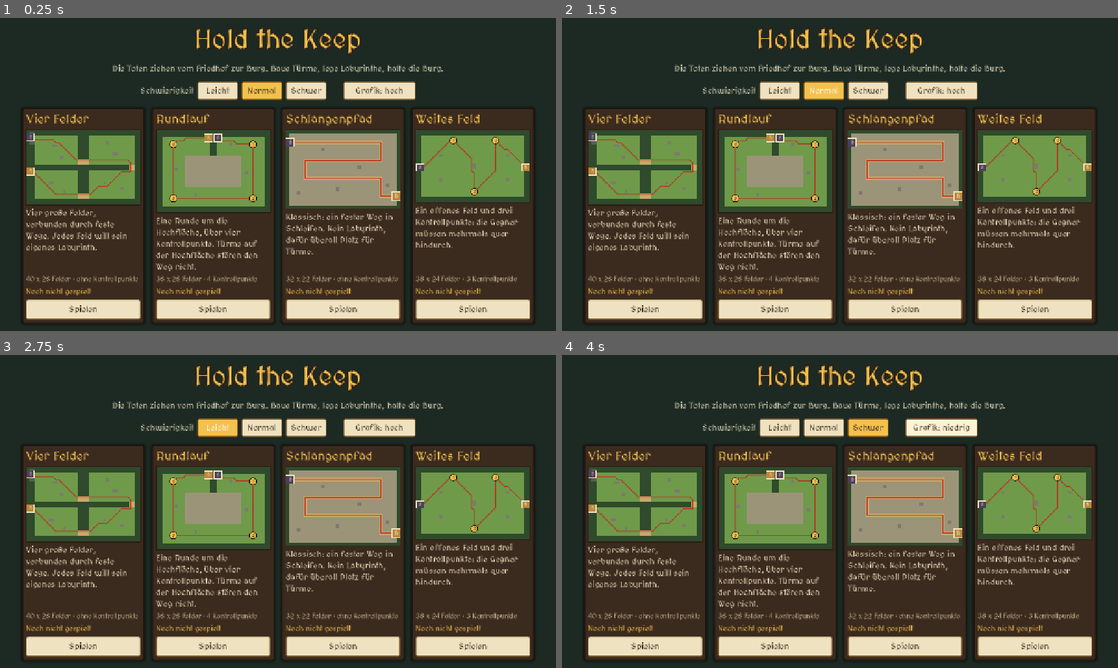
Above: before the commit, frames 1-4 (two rows, left to right).
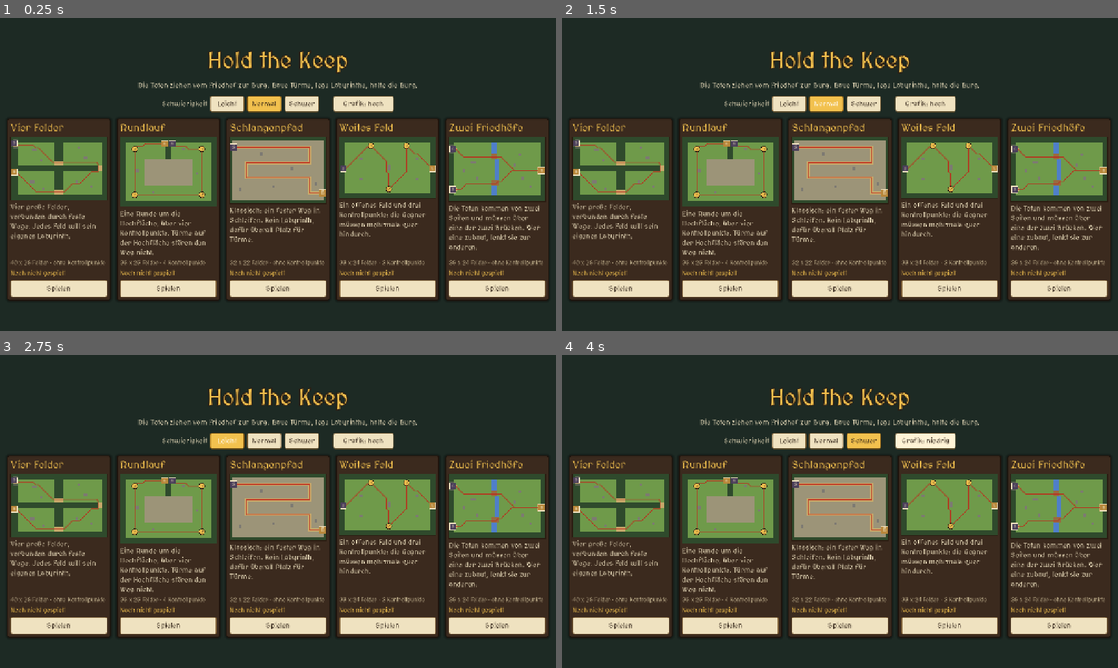
Above: after the commit, the same moments.

Repository: aikitori/hold-the-keep
Game: Godot game, scene res://scenes/menu.tscn
Two runs of this game, one before a commit and one after it. Both use one fixed random seed, a clock stepped at 60 frames per second and the inputs below.
Inputs:
- Up to frame 1 (0.25 s): no input
- Up to frame 2 (1.5 s): click "Normal" at 0.5 s; click "Normal" at 1.25 s
- Up to frame 3 (2.75 s): click "Leicht" at 2 s
- Up to frame 4 (4 s): click "Schwer" at 2.75 s; click "Grafik: hoch" at 3.5 s

The runs differ from the first frame. In frame 1, 47% of the frame differs, in the area x 1-99%, y 3-98%; in frame 2, 47%; in frame 3, 47%; in frame 4, 47%.

Commit message:
Neue Karte Zwei Friedhöfe: mehrere Startpunkte, Fluss und Brücken
Co-Authored-By: Claude Opus 5.5 <noreply@anthropic.com>

Diff:
--- a/scripts/board.gd
+++ b/scripts/board.gd
@@ -14,8 +14,10 @@
 var leg_lengths: Array[float] = []
 ## Flugroute je Abschnitt: Grundweg der Karte ohne Türme, nur die Knickpunkte. Fliegende folgen ihr
 ## über alles hinweg, damit sie nicht auf Karten ohne Kontrollpunkte direkt in die Burg fliegen.
+## Abschnitt 0 gilt für den ersten Friedhof, `flight_starts` hat ihn für jeden.
 var flight_legs: Array = []
 var flight_lengths: Array[float] = []
+var flight_starts: Array = []
 var _astar := AStarGrid2D.new()
 
 
@@ -36,20 +38,27 @@
 		var route := _corners(_astar.get_id_path(leg_start(leg), map.waypoints[leg]))
 		flight_legs.append(route)
 		flight_lengths.append(path_length(route))
+	for from in map.spawns.size():
+		flight_starts.append(_corners(_astar.get_id_path(map.spawns[from], map.waypoints[0])))
 
 
 func walkable_terrain(at: Vector2i) -> bool:
 	var kind := map.cell(at)
-	return kind != MapData.Cell.BLOCKED and kind != MapData.Cell.HIGH
+	return kind != MapData.Cell.BLOCKED and kind != MapData.Cell.HIGH and kind != MapData.Cell.WATER
 
 
 func walkable(at: Vector2i) -> bool:
 	return walkable_terrain(at) and not towers.has(at)
 
 
-## Startpunkt eines Abschnitts: 0 ist der Friedhof, danach die Kontrollpunkte.
-func leg_start(leg: int) -> Vector2i:
-	return map.spawn if leg == 0 else map.waypoints[leg - 1]
+## Startpunkt eines Abschnitts: 0 ist der Friedhof `from`, danach die Kontrollpunkte.
+func leg_start(leg: int, from := 0) -> Vector2i:
+	return map.spawns[from] if leg == 0 else map.waypoints[leg - 1]
+
+
+## Feste Route eines Abschnitts für Flieger und Gräber.
+func flight_route(leg: int, from := 0) -> Array:
+	return flight_starts[from] if leg == 0 else flight_legs[leg]
 
 
 func path_between(from: Vector2i, to: Vector2i) -> Array[Vector2i]:
@@ -74,14 +83,22 @@
 	return total
 
 
-## Ganzer Weg vom Friedhof zur Burg (für Tests und Anzeige).
-func full_path() -> Array[Vector2i]:
+## Ganzer Weg vom Friedhof `from` zur Burg (für Tests und Anzeige).
+func full_path(from := 0) -> Array[Vector2i]:
 	var out: Array[Vector2i] = []
 	for leg in map.waypoints.size():
-		var part := path_between(leg_start(leg), map.waypoints[leg])
+		var part := path_between(leg_start(leg, from), map.waypoints[leg])
 		if not out.is_empty() and not part.is_empty():
 			part.remove_at(0)
 		out.append_array(part)
+	return out
+
+
+## Wege von allen Friedhöfen.
+func full_paths() -> Array:
+	var out: Array = []
+	for from in map.spawns.size():
+		out.append(full_path(from))
 	return out
 
 
@@ -129,10 +146,10 @@
 		return BuildCheck.OK  # Hochfläche liegt nie auf dem Weg
 	_astar.set_point_solid(at, true)
 	var ok := true
-	for leg in map.waypoints.size():
-		if _astar.get_id_path(leg_start(leg), map.waypoints[leg]).is_empty():
-			ok = false
-			break
+	for from in map.spawns.size():
+		for leg in map.waypoints.size():
+			if (leg == 0 or from == 0) and _astar.get_id_path(leg_start(leg, from), map.waypoints[leg]).is_empty():
+				ok = false
 	# Auch kein Gegner darf eingesperrt werden.
 	for walker: Array in walkers:
 		if not ok:
@@ -142,14 +159,14 @@
 	return BuildCheck.OK if ok else BuildCheck.BLOCKS_PATH
 
 
-## Ganzer Weg, als stünde auf `at` schon ein Turm (Vorschau beim Bauen).
-func full_path_with(at: Vector2i) -> Array[Vector2i]:
+## Wege von allen Friedhöfen, als stünde auf `at` schon ein Turm (Vorschau beim Bauen).
+func full_paths_with(at: Vector2i) -> Array:
 	if map.cell(at) == MapData.Cell.HIGH or not walkable(at):
-		return full_path()
+		return full_paths()
 	_astar.set_point_solid(at, true)
-	var path := full_path()
+	var paths := full_paths()
 	_astar.set_point_solid(at, false)
-	return path
+	return paths
 
 
 func place(at: Vector2i, tower: Variant) -> void:
--- a/scripts/dev/logic_test.gd
+++ b/scripts/dev/logic_test.gd
@@ -29,7 +29,7 @@
 		if map.cell(cell) == MapData.Cell.GRASS:
 			grass_step = cell
 			break
-	var preview := board.full_path_with(grass_step)
+	var preview: Array[Vector2i] = board.full_paths_with(grass_step)[0]
 	_check(not preview.has(grass_step) and preview[-1] == map.keep and board.full_path() == path,
 			"Wegvorschau umgeht das geplante Feld und ändert den Weg nicht")
 	_check(board.check_build(Vector2i(19, 10)) == Board.BuildCheck.NOT_GRASS, "Auf dem festen Weg kann nicht gebaut werden")
@@ -80,6 +80,32 @@
 
 
 ## Alle Karten: Weg über alle Kontrollpunkte, Hochfläche bebaubar ohne den Weg zu ändern.
+## Zwei Friedhöfe, Fluss mit zwei Brücken: eine Brücke zubauen lenkt beide Wege zur anderen, beide nicht.
+func _test_two_graveyards() -> void:
+	var map := MapData.load_map(&"zwei_friedhoefe")
+	var board := Board.new(map)
+	var paths := board.full_paths()
+	var crosses := func(path: Array) -> bool: return path.any(func(at: Vector2i) -> bool: return map.glyph(at) == "b")
+	_check(map.spawns.size() == 2 and paths.all(func(p: Array) -> bool: return p[-1] == map.keep and crosses.call(p))
+			and paths.all(func(p: Array) -> bool: return not p.any(func(at: Vector2i) -> bool: return map.cell(at) == MapData.Cell.WATER)),
+			"Zwei Friedhöfe: beide Wege führen über eine Brücke zur Burg")
+	_check(board.check_build(Vector2i(17, 10)) == Board.BuildCheck.NOT_GRASS, "Im Fluss kann nicht gebaut werden")
+	# Westlich vor der oberen Brücke zumauern.
+	for at: Vector2i in [Vector2i(15, 2), Vector2i(15, 3), Vector2i(15, 4), Vector2i(15, 5), Vector2i(15, 6), Vector2i(15, 7),
+			Vector2i(15, 8), Vector2i(16, 8)]:
+		board.place(at, true)
+	var upper := func(at: Vector2i) -> bool: return map.glyph(at) == "b" and at.y < 12
+	var lower := func(at: Vector2i) -> bool: return map.glyph(at) == "b" and at.y > 12
+	_check(board.full_paths().all(func(p: Array) -> bool: return not p.any(upper) and p.any(lower)), "Obere Brücke zu: alle nehmen die untere")
+	var refused := false
+	for at: Vector2i in [Vector2i(16, 15), Vector2i(15, 15), Vector2i(15, 16), Vector2i(15, 17), Vector2i(15, 18)]:
+		if board.check_build(at) == Board.BuildCheck.OK:
+			board.place(at, true)
+		else:
+			refused = true
+	_check(refused, "Beide Brücken lassen sich nicht zubauen")
+
+
 func _test_maps() -> void:
 	for id: StringName in MapData.ORDER:
 		var map := MapData.load_map(id)
@@ -100,6 +126,7 @@
 			_check(board.check_build(high) == Board.BuildCheck.OK, "Karte %s: Hochfläche bebaubar" % id)
 			board.place(high, true)
 			_check(board.full_path().size() == before, "Karte %s: Turm auf der Hochfläche ändert den Weg nicht" % id)
+	_test_two_graveyards()
 	_check(Defs.is_air_wave(4) and Defs.wave(4).all(func(k: StringName) -> bool: return Defs.ENEMIES[k].get("air", false)),
 			"Welle 4 ist eine Luftwelle")
 	for id: StringName in Defs.SPECS:
@@ -142,7 +169,7 @@
 ## Gräber, Schildträger, Seuchenzombie und Nekromant.
 func _test_new_enemies(main: Main) -> void:
 	var digger := _enemy(main, &"burrower", Board.world_of(main.map.spawn))
-	_check(digger._path == main.board.flight_legs[0] and not main.walkers().any(func(w: Array) -> bool: return w[0] == digger.current_cell()),
+	_check(digger._path == main.board.flight_route(0) and not main.walkers().any(func(w: Array) -> bool: return w[0] == digger.current_cell()),
 			"Gräber folgt der festen Route und sperrt keinen Bauplatz")
 	var center := Board.world_of(Vector2i(8, 6))
 	var knight := _enemy(main, &"knight", center)
--- a/scripts/enemy.gd
+++ b/scripts/enemy.gd
@@ -20,6 +20,7 @@
 var game: Node
 var board: Board
 var leg := 0
+var origin := 0  # Friedhof, von dem er kommt
 var _path: Array[Vector2i] = []
 var _next := 0
 var _slow := 0.0
@@ -36,8 +37,9 @@
 var _dust := 0.0
 
 
-func setup(enemy_kind: StringName, wave: int, main: Node, field: Board) -> void:
+func setup(enemy_kind: StringName, wave: int, main: Node, field: Board, from := 0) -> void:
 	kind = enemy_kind
+	origin = from
 	game = main
 	board = field
 	var def: Dictionary = Defs.ENEMIES[kind]
@@ -87,7 +89,7 @@
 		shadow.mesh = disc
 		shadow.position.y = -_lift + 0.02
 		add_child(shadow)
-	position = Board.world_of(board.map.spawn, GROUND + _lift)
+	position = Board.world_of(board.map.spawns[origin], GROUND + _lift)
 	repath()
 
 
@@ -95,6 +97,7 @@
 ## Stelle, im selben Abschnitt.
 func start_at(other: Enemy) -> void:
 	leg = other.leg
+	origin = other.origin
 	position = Vector3(other.position.x, GROUND + _lift, other.position.z)
 	_path.clear()
 	repath()
@@ -114,7 +117,7 @@
 	if air or burrow:
 		if not _path.is_empty() and _next < _path.size():
 			return  # Bauen ändert die feste Route nicht
-		_path.assign(board.flight_legs[leg])
+		_path.assign(board.flight_route(leg, origin))
 	else:
 		_path = board.path_between(current_cell(), goal())
 	_next = 1 if _path.size() > 1 else 0
--- a/scripts/main.gd
+++ b/scripts/main.gd
@@ -30,6 +30,7 @@
 var _aiming: StringName = &""  # Fähigkeit, die noch ein Ziel auf der Karte braucht
 var _queue: Array[StringName] = []
 var _spawn_timer := 0.0
+var _spawned := 0  # bei mehreren Friedhöfen kommen die Gegner abwechselnd
 var _speed := 1.0
 var _selected: Tower = null
 var _ghost: Node3D
@@ -60,7 +61,7 @@
 	add_child(rig)
 	rig.position = Board.world_of(map.spawn).lerp(Board.world_of(map.size / 2), 0.4)
 	add_child(_path_view)
-	_path_view.show_path(board.full_path())
+	_path_view.show_paths(board.full_paths())
 	_ring.mesh = _ring_mesh()
 	_ring.visible = false
 	add_child(_ring)
@@ -119,7 +120,7 @@
 func _build_terrain() -> void:
 	var groups: Dictionary = {}  # Modell -> Array[Transform3D]
 	var near_keep := func(at: Vector2i) -> bool: return (at - map.keep).length() <= 1.5
-	var near_spawn := func(at: Vector2i) -> bool: return (at - map.spawn).length() <= 1.5
+	var near_spawn := func(at: Vector2i) -> bool: return map.spawns.any(func(s: Vector2i) -> bool: return (at - s).length() <= 1.5)
 	for y in map.size.y:
 		for x in map.size.x:
 			var at := Vector2i(x, y)
@@ -129,6 +130,10 @@
 			if kind == MapData.Cell.HIGH:
 				# Hochfläche: etwas höhere Kachel, Kante sieht man an den Nachbarn
 				_add(groups, "td/tile", Transform3D(Basis.IDENTITY.scaled(Vector3(1, Tower.HIGH / 0.2, 1)), base.origin))
+			elif kind == MapData.Cell.WATER:
+				_add(groups, "td/tile#water", base.translated(Vector3(0, -0.08, 0)))
+			elif map.glyph(at) == "b":
+				_add(groups, "td/tile-dirt#bridge", base.translated(Vector3(0, 0.03, 0)))
 			else:
 				_add(groups, "td/tile-dirt" if road else "td/tile", base)
 			if kind != MapData.Cell.BLOCKED or near_keep.call(at) or near_spawn.call(at):
@@ -153,7 +158,7 @@
 					else:
 						_add(groups, "castle/rocks-small", Transform3D(turn, top.origin))
 	for key: String in groups:
-		var info := Models.mesh(key)
+		var info := Models.mesh(key.get_slice("#", 0))  # "#..." unterscheidet Gruppen mit eigener Farbe
 		var list: Array = groups[key]
 		var multi := MultiMesh.new()
 		multi.transform_format = MultiMesh.TRANSFORM_3D
@@ -166,11 +171,14 @@
 		if key.begins_with("td/tile"):
 			# Flacher Boden wirft keinen Schatten: sonst beschattet er sich selbst (Streifen und Dreiecke).
 			node.cast_shadow = GeometryInstance3D.SHADOW_CASTING_SETTING_OFF
-		if key == "td/tile":
-			# Kenney-Gras ist sehr hell mintgrün, etwas satter und dunkler wirkt es mehr wie Wiese.
-			var grass: StandardMaterial3D = (info[0] as Mesh).surface_get_material(0).duplicate()
-			grass.albedo_color = Color(0.9, 0.74, 0.52)
-			node.material_override = grass
+		var tint: Variant = {"td/tile": Color(0.9, 0.74, 0.52), "td/tile#water": Color(0.35, 0.55, 1.0),
+				"td/tile-dirt#bridge": Color(0.5, 0.33, 0.2)}.get(key)
+		if tint != null:
+			# Kenney-Gras ist sehr hell mintgrün, etwas satter und dunkler wirkt es mehr wie Wiese. Wasser und
+			# Brücken sind umgefärbte Kacheln.
+			var material: StandardMaterial3D = (info[0] as Mesh).surface_get_material(0).duplicate()
+			material.albedo_color = tint
+			node.material_override = material
 		add_child(node)
 
 
@@ -223,17 +231,18 @@
 		number.no_depth_test = true
 		number.position = Board.world_of(map.waypoints[i], 1.4)
 		add_child(number)
-	var crypt := Models.make("graveyard/crypt")
-	crypt.position = Board.world_of(map.spawn + Vector2i(-1, 0), 0.2)
-	crypt.rotation.y = PI / 2
-	add_child(crypt)
-	for offset in [Vector2i(-1, -1), Vector2i(0, -1), Vector2i(-1, 1), Vector2i(0, 2), Vector2i(-1, 2)]:
-		var at: Vector2i = map.spawn + offset
-		if map.cell(at) == MapData.Cell.BLOCKED:
-			var stone := Models.make(["graveyard/gravestone-cross", "graveyard/gravestone-round", "graveyard/lantern-candle"][_hash(at) % 3])
-			stone.position = Board.world_of(at, 0.2)
-			add_child(stone)
-	_beacon(map.spawn, "Start", Color("#e0533d"), 2.2)
+	for spawn in map.spawns:
+		var crypt := Models.make("graveyard/crypt")
+		crypt.position = Board.world_of(spawn + Vector2i(-1, 0), 0.2)
+		crypt.rotation.y = PI / 2
+		add_child(crypt)
+		for offset in [Vector2i(-1, -1), Vector2i(0, -1), Vector2i(-1, 1), Vector2i(0, 2), Vector2i(-1, 2)]:
+			var at: Vector2i = spawn + offset
+			if map.cell(at) == MapData.Cell.BLOCKED:
+				var stone := Models.make(["graveyard/gravestone-cross", "graveyard/gravestone-round", "graveyard/lantern-candle"][_hash(at) % 3])
+				stone.position = Board.world_of(at, 0.2)
+				add_child(stone)
+		_beacon(spawn, "Start", Color("#e0533d"), 2.2)
 	_beacon(map.keep, "Ziel", Hud.GOLD, y + 0.6)
 
 
@@ -417,7 +426,8 @@
 func _spawn(kind: StringName) -> void:
 	var enemy := Enemy.new()
 	add_child(enemy)
-	enemy.setup(kind, wave, self, board)
+	enemy.setup(kind, wave, self, board, _spawned % map.spawns.size())
+	_spawned += 1
 	enemies.append(enemy)
 	if enemy.is_boss:
 		Sfx.play(&"boss")
@@ -496,7 +506,7 @@
 
 
 func _on_board_changed() -> void:
-	_path_view.show_path(board.full_path())
+	_path_view.show_paths(board.full_paths())
 	for enemy in enemies:
 		if enemy.alive:
 			enemy.repath()
@@ -623,7 +633,7 @@
 	_ghost_id = id
 	_ghost_cell = Vector2i(-99, -99)
 	_ring.visible = false
-	_path_view.show_path(board.full_path())
+	_path_view.show_paths(board.full_paths())
 	if id == &"":
 		return
 	_ghost = Tower.build_model(id, 1)
@@ -641,9 +651,9 @@
 	var ok: bool = board.check_build(at, walkers()) == Board.BuildCheck.OK and gold >= Defs.TOWERS[_ghost_id]["cost"]
 	Models.tint(_ghost, Color(0.4, 1.0, 0.5, 0.55) if ok else Color(1.0, 0.3, 0.25, 0.55))
 	if ok:
-		_path_view.show_path(board.full_path_with(at), true)
+		_path_view.show_paths(board.full_paths_with(at), true)
 	else:
-		_path_view.show_path(board.full_path())
+		_path_view.show_paths(board.full_paths())
 	_show_ring(_ghost.position, Defs.tower_range(_ghost_id, 1))
 	_ring.visible = _ghost.visible and Defs.tower_range(_ghost_id, 1) > 0.0
 
--- a/scripts/map_data.gd
+++ b/scripts/map_data.gd
@@ -2,12 +2,13 @@
 extends RefCounted
 ## Karten als Text. Zeichen: . Gras (bebaubar, begehbar), ^ Hochfläche (bebaubar, nicht begehbar),
 ## = Weg (begehbar, nicht bebaubar), # Wald und Fels am Rand, r Fels im Feld, g Grabsteine,
-## S Friedhof (Start), K Burg (Ziel), 1 bis 9 Kontrollpunkte, die die Gegner der Reihe nach ablaufen.
+## S Friedhof (Start, auch mehrere), K Burg (Ziel), 1 bis 9 Kontrollpunkte, die die Gegner der Reihe nach
+## ablaufen, ~ Wasser (weder begehbar noch bebaubar), b Brücke (begehbar, nicht bebaubar).
 ## Jede Zelle ist ein Feld von 1 x 1 Welteinheiten.
 
-enum Cell { GRASS, ROAD, BLOCKED, SPAWN, KEEP, HIGH, CHECKPOINT }
-
-const ORDER: Array[StringName] = [&"vier_felder", &"rundlauf", &"schlangenpfad", &"weites_feld"]
+enum Cell { GRASS, ROAD, BLOCKED, SPAWN, KEEP, HIGH, CHECKPOINT, WATER }
+
+const ORDER: Array[StringName] = [&"vier_felder", &"rundlauf", &"schlangenpfad", &"weites_feld", &"zwei_friedhoefe"]
 
 const MAPS := {
 	&"vier_felder": {
@@ -132,6 +133,36 @@
 			"######################################",
 		],
 	},
+	&"zwei_friedhoefe": {
+		"name": "Zwei Friedhöfe",
+		"info": "Die Toten kommen von zwei Seiten und müssen über eine der zwei Brücken. Wer eine zubaut, lenkt sie zur anderen.",
+		"rows": [
+			"####################################",
+			"####################################",
+			"##..............~~................##",
+			"gg..............~~................##",
+			"gS=.............~~................##",
+			"gg..............~~................##",
+			"##..............bb........r.......##",
+			"##..............bb................##",
+			"##...............~~...............##",
+			"##......rr.......~~...............##",
+			"##...............~~.....r.........##",
+			"##...............~~..............=##",
+			"##...r...........~~..............=K#",
+			"##...............~~..............=##",
+			"##...............~~...............##",
+			"##........r......~~........r......##",
+			"##..............bbb...............##",
+			"##..............bbb...............##",
+			"gg..............~~............r...##",
+			"gS=.............~~................##",
+			"gg..............~~................##",
+			"##..............~~................##",
+			"####################################",
+			"####################################",
+		],
+	},
 }
 
 var id: StringName
@@ -140,7 +171,9 @@
 var cells: PackedByteArray
 ## Zeichen der Karte, damit die Darstellung Fels, Grabstein und Wald unterscheiden kann.
 var glyphs: PackedStringArray
+## Erster Friedhof; alle stehen in `spawns`, die Gegner kommen abwechselnd.
 var spawn := Vector2i(-1, -1)
+var spawns: Array[Vector2i] = []
 var keep := Vector2i(-1, -1)
 ## Ziele der Gegner der Reihe nach: Kontrollpunkte 1, 2, ... und zuletzt die Burg.
 var waypoints: Array[Vector2i] = []
@@ -163,11 +196,12 @@
 			var cell := Cell.BLOCKED
 			match glyph:
 				".": cell = Cell.GRASS
-				"=": cell = Cell.ROAD
+				"=", "b": cell = Cell.ROAD
+				"~": cell = Cell.WATER
 				"^": cell = Cell.HIGH
 				"S":
 					cell = Cell.SPAWN
-					data.spawn = Vector2i(x, y)
+					data.spawns.append(Vector2i(x, y))
 				"K":
 					cell = Cell.KEEP
 					data.keep = Vector2i(x, y)
@@ -176,6 +210,7 @@
 						cell = Cell.CHECKPOINT
 						checkpoints[int(glyph)] = Vector2i(x, y)
 			data.cells[y * data.size.x + x] = cell
+	data.spawn = data.spawns[0]
 	var numbers := checkpoints.keys()
 	numbers.sort()
 	for n in numbers:
--- a/scripts/map_preview.gd
+++ b/scripts/map_preview.gd
@@ -6,16 +6,17 @@
 const COLORS := {
 	".": Color("#6f9a4a"), "=": Color("#c8a96a"), "^": Color("#9c9478"), "#": Color("#2f4a2c"),
 	"r": Color("#7d7a72"), "g": Color("#56604f"), "S": Color("#4b3f5a"), "K": Color("#b8873a"),
+	"~": Color("#4f7fc9"), "b": Color("#9a6a3f"),
 }
 const PATH_COLOR := Color(0.75, 0.15, 0.1, 0.8)
 
 var map: MapData
-var _path: Array[Vector2i] = []
+var _paths: Array = []
 
 
 func _init(map_data: MapData) -> void:
 	map = map_data
-	_path = Board.new(map).full_path()
+	_paths = Board.new(map).full_paths()
 	mouse_filter = Control.MOUSE_FILTER_IGNORE
 
 
@@ -31,11 +32,12 @@
 			var glyph := map.glyph(Vector2i(x, y))
 			var color: Color = COLORS.get(glyph, COLORS["."])
 			draw_rect(Rect2(x * cell, y * cell, cell + 0.5, cell + 0.5), color)
-	var points := PackedVector2Array()
-	for at in _path:
-		points.append(_center(at, cell))
-	if points.size() > 1:
-		draw_polyline(points, PATH_COLOR, maxf(2.0, cell * 0.3), true)
+	for path: Array in _paths:
+		var points := PackedVector2Array()
+		for at: Vector2i in path:
+			points.append(_center(at, cell))
+		if points.size() > 1:
+			draw_polyline(points, PATH_COLOR, maxf(2.0, cell * 0.3), true)
 	var font := get_theme_default_font()
 	var font_size := int(cell * 1.6)
 	for i in map.waypoints.size() - 1:
@@ -43,7 +45,8 @@
 		draw_circle(at, cell * 1.1, Hud.GOLD)
 		draw_circle(at, cell * 1.1, Hud.INK, false, 1.5, true)
 		_label(font, font_size, at, str(i + 1))
-	_marker(map.spawn, cell, Color("#4b3f5a"), "S", font, font_size)
+	for spawn in map.spawns:
+		_marker(spawn, cell, Color("#4b3f5a"), "S", font, font_size)
 	_marker(map.keep, cell, Color("#b8873a"), "B", font, font_size)
 	draw_rect(Rect2(Vector2.ZERO, size), Hud.INK, false, 2.0)
 
--- a/scripts/path_view.gd
+++ b/scripts/path_view.gd
@@ -52,16 +52,22 @@
 	st.commit(mesh)
 
 
-func show_path(path: Array[Vector2i], preview := false) -> void:
+## Ein Weg je Friedhof.
+func show_paths(paths: Array, preview := false) -> void:
 	_color = PREVIEW_COLOR if preview else COLOR
-	_count = maxi(0, path.size() - 1)
+	_count = 0
+	for path: Array in paths:
+		_count += maxi(0, path.size() - 1)
 	_multi.instance_count = _count
-	for i in _count:
-		var from := Board.world_of(path[i], HEIGHT)
-		var to := Board.world_of(path[i + 1], HEIGHT)
-		var dir := to - from
-		var basis := Basis(Vector3.UP, atan2(dir.x, dir.z))
-		_multi.set_instance_transform(i, Transform3D(basis, from.lerp(to, 0.5)))
+	var i := 0
+	for path: Array in paths:
+		for step in path.size() - 1:
+			var from := Board.world_of(path[step], HEIGHT)
+			var to := Board.world_of(path[step + 1], HEIGHT)
+			var dir := to - from
+			var basis := Basis(Vector3.UP, atan2(dir.x, dir.z))
+			_multi.set_instance_transform(i, Transform3D(basis, from.lerp(to, 0.5)))
+			i += 1
 	_update_colors()
 
 
Not shown, changed: docs/GAME_DESIGN.md
